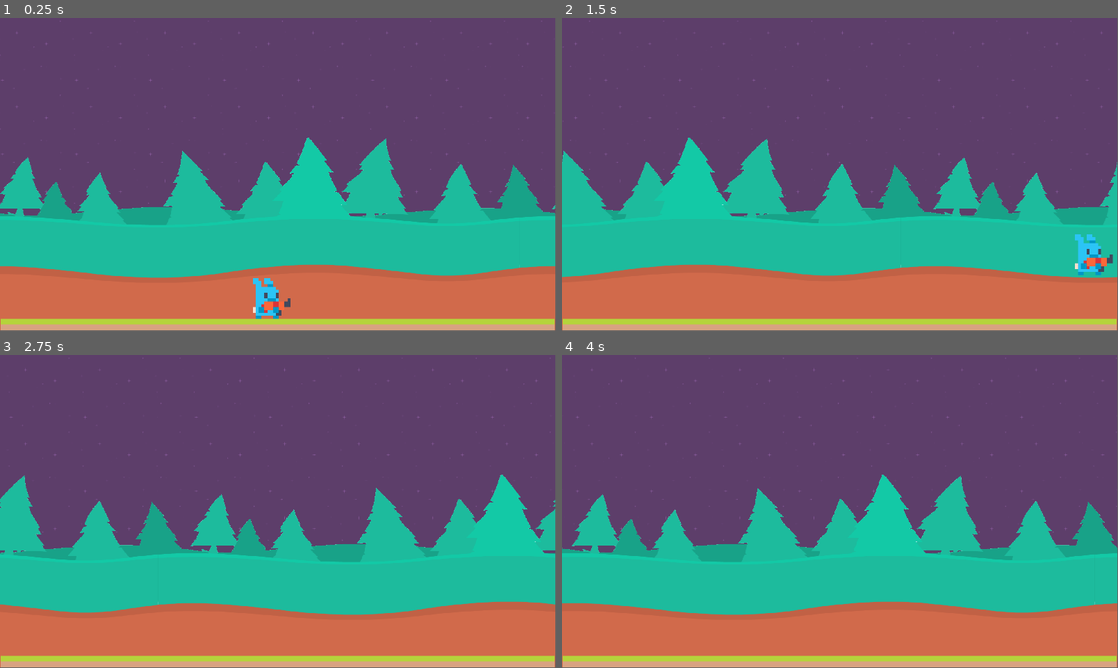
Above: before the commit, frames 1-4 (two rows, left to right).
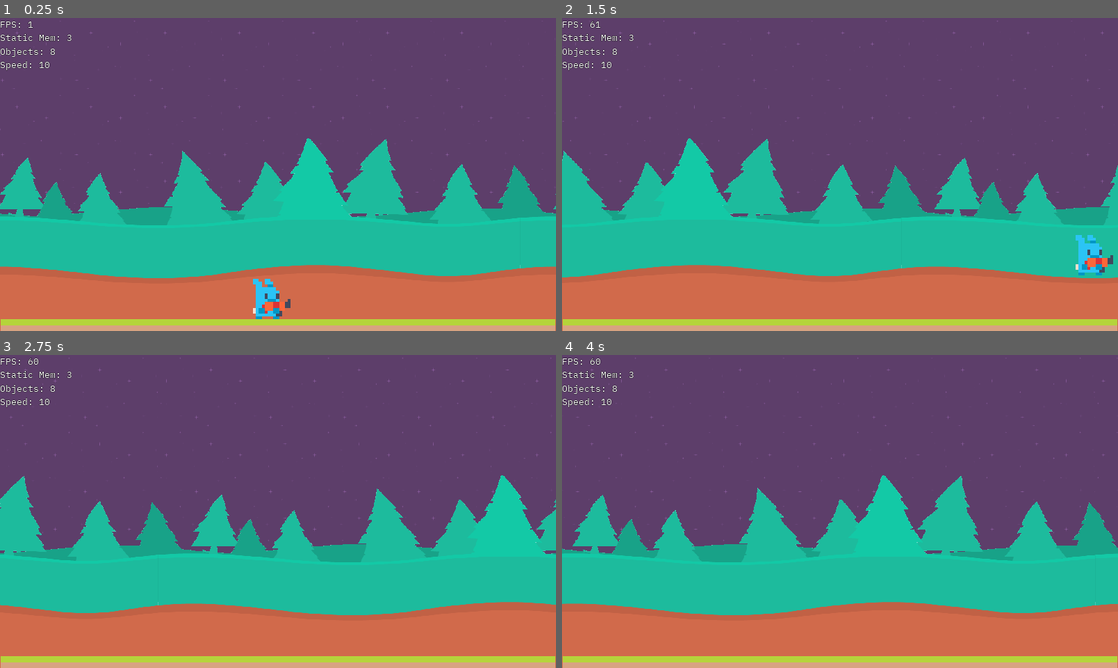
Above: after the commit, the same moments.

Repository: vibekeke/mgg
Game: Godot game, scene res://Main.tscn
The game is run twice, just before and just after one commit, with the same random seed, the same clock (stepped at 60 frames per second) and the same inputs.
Inputs:
- Up to frame 1 (0.25 s): no input
- Up to frame 2 (1.5 s): hold Space (jump) 0.53-1.28 s; hold Right (right) from 0.53 s (still down); tap Space (jump) at 1.35 s
- Up to frame 3 (2.75 s): tap Space (jump) at 1.52, 1.82 s; release Right (right) at 2.03 s; hold Left (left) from 2.03 s (still down); hold Space (jump) from 2.03 s (still down)
- Up to frame 4 (4 s): release Left (left) at 2.78 s; release Space (jump) at 2.78 s; hold Right (right) from 2.78 s (still down); tap Space (jump) at 2.85, 3.02, 3.32 s; hold Space (jump) from 3.53 s (still down)
In our replay, the window is 799x449 before the commit and 800x450 after it. These sizes can differ from the game's own. Grey fills any space a smaller window leaves; there, only what the larger window draws over its background counts as a difference.

The runs differ from the first frame. In frame 1, 2.1% of the frame differs, in the area x 0-100%, y 0-100%; in frame 2, 2.2%; in frame 3, 2.1%; in frame 4, 2.1%.

Commit message:
mac-branch
- Added Debug HUD to display system and player data from signal

Diff:
--- /dev/null
+++ b/HUD/ActionHud.tscn
@@ -0,0 +1,3 @@
+[gd_scene format=2]
+
+[node name="ActionHud" type="CanvasLayer"]
--- /dev/null
+++ b/HUD/DebugHud.gd
@@ -0,0 +1,22 @@
+extends CanvasLayer
+
+func _ready():
+	var player = null
+	var main = get_tree().get_root().get_node_or_null("Main")
+	if main != null:
+		var level = main.get_node_or_null("Level1")
+		if level != null:
+			player = level.get_node_or_null("Player")
+	print("Player", player)
+	if player != null:
+		player.connect("debug_data", self, "player_debug_handler")
+	pass
+
+func _process(delta):
+	$VBoxContainer/Framerate.text = "FPS: " + str(Engine.get_frames_per_second())
+	$VBoxContainer/MemoryUsage.text = "Static Mem: " + str(Performance.MEMORY_STATIC)
+	$VBoxContainer/Objects.text = "Objects: " + str(Performance.OBJECT_COUNT)
+
+func player_debug_handler(debug_data):
+	if debug_data.has("movementSpeed"):
+		$VBoxContainer/PlayerSpeed.text = "Speed: " + str(debug_data.get("movementSpeed"))
--- /dev/null
+++ b/HUD/DebugHud.tscn
@@ -0,0 +1,44 @@
+[gd_scene load_steps=4 format=2]
+
+[ext_resource path="res://imported_assets/fonts/IBMPlexMono-Regular.ttf" type="DynamicFontData" id=1]
+[ext_resource path="res://HUD/DebugHud.gd" type="Script" id=2]
+
+[sub_resource type="DynamicFont" id=1]
+size = 32
+outline_size = 1
+outline_color = Color( 0, 0, 0, 1 )
+font_data = ExtResource( 1 )
+
+[node name="DebugHud" type="CanvasLayer"]
+script = ExtResource( 2 )
+
+[node name="VBoxContainer" type="VBoxContainer" parent="."]
+margin_right = 40.0
+margin_bottom = 40.0
+
+[node name="Framerate" type="Label" parent="VBoxContainer"]
+margin_right = 190.0
+margin_bottom = 42.0
+custom_fonts/font = SubResource( 1 )
+text = "FPS: 0"
+
+[node name="MemoryUsage" type="Label" parent="VBoxContainer"]
+margin_top = 46.0
+margin_right = 190.0
+margin_bottom = 88.0
+custom_fonts/font = SubResource( 1 )
+text = "Mem: 0"
+
+[node name="Objects" type="Label" parent="VBoxContainer"]
+margin_top = 92.0
+margin_right = 190.0
+margin_bottom = 134.0
+custom_fonts/font = SubResource( 1 )
+text = "Objects: 0"
+
+[node name="PlayerSpeed" type="Label" parent="VBoxContainer"]
+margin_top = 138.0
+margin_right = 190.0
+margin_bottom = 180.0
+custom_fonts/font = SubResource( 1 )
+text = "Speed: 0"
--- a/Main.tscn
+++ b/Main.tscn
@@ -1,7 +1,10 @@
-[gd_scene load_steps=2 format=2]
+[gd_scene load_steps=3 format=2]
 
 [ext_resource path="res://ActionLevels/Level1/Level1.tscn" type="PackedScene" id=1]
+[ext_resource path="res://HUD/DebugHud.tscn" type="PackedScene" id=2]
 
 [node name="Main" type="Node2D"]
 
 [node name="Level1" parent="." instance=ExtResource( 1 )]
+
+[node name="DebugHud" parent="." instance=ExtResource( 2 )]
--- a/Player/Player.gd
+++ b/Player/Player.gd
@@ -12,9 +12,17 @@
 var gravity = 0
 var doubleJump = false
 
+var debug_stats = {
+	"movementSpeed": movementSpeed,
+	"gravityPower": gravityPower,
+	"jumpPower": jumpPower
+}
+
+# Signals
+signal debug_data
+
 func _ready():
-	pass
-
+	print("Creating player...")
 
 func _process(delta):
 	_animated_sprite.play("run")
@@ -24,6 +32,9 @@
 
 	velocity = velocity.linear_interpolate(movementVelocity * 10, delta * 15)
 	move_and_slide(velocity + Vector2(0, gravity), Vector2(0,-1))
+
+	if OS.is_debug_build():
+		_on_Player_debug_data()
 
 func applyControls():
 	movementVelocity = Vector2(0,0)
@@ -52,3 +63,7 @@
 
 func jump(multiplier):
 	gravity = -jumpPower * multiplier * 10
+
+
+func _on_Player_debug_data():
+	emit_signal("debug_data", debug_stats)
--- a/Player/Player.tscn
+++ b/Player/Player.tscn
@@ -28,3 +28,5 @@
 frames = SubResource( 1 )
 animation = "run"
 playing = true
+
+[connection signal="debug_data" from="." to="." method="_on_Player_debug_data"]
--- a/project.godot
+++ b/project.godot
@@ -14,11 +14,18 @@
 run/main_scene="res://Main.tscn"
 config/icon="res://icon.png"
 
+[debug]
+
+settings/fps/force_fps=60
+
 [display]
 
 window/size/width=1920
 window/size/height=1080
 window/size/resizable=false
+window/size/test_width=1280
+window/size/test_height=720
+window/stretch/mode="2d"
 window/stretch/aspect="keep"
 
 [input]
Binary file added: imported_assets/fonts/IBMPlexMono-Regular.ttf
